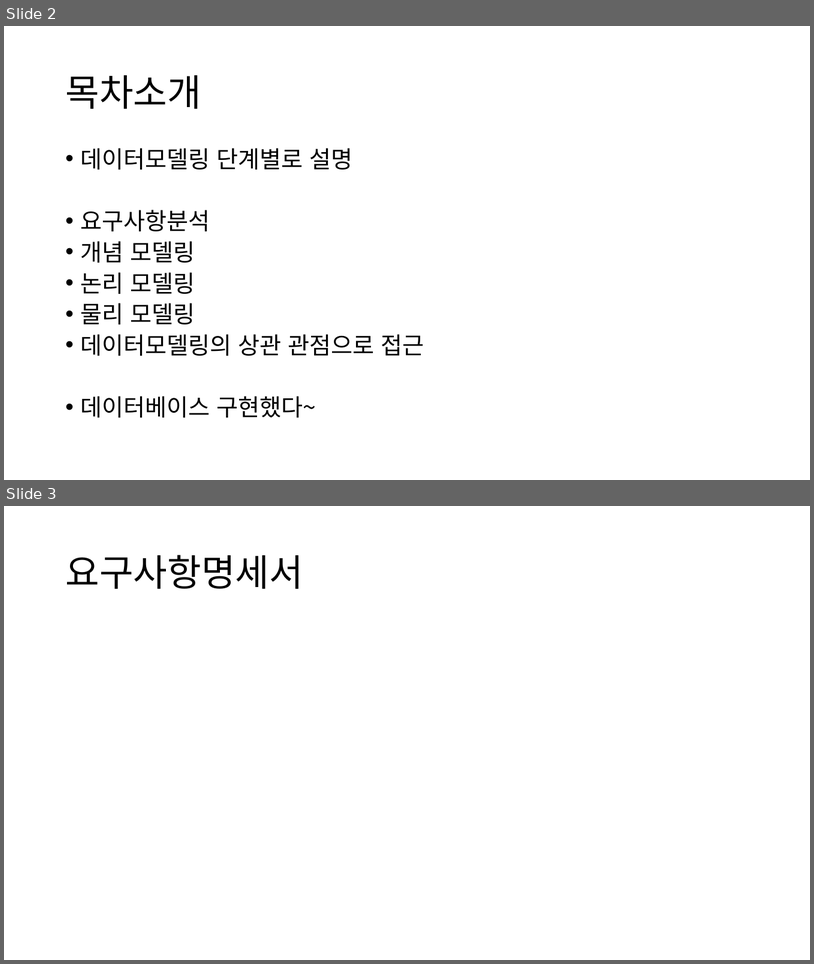
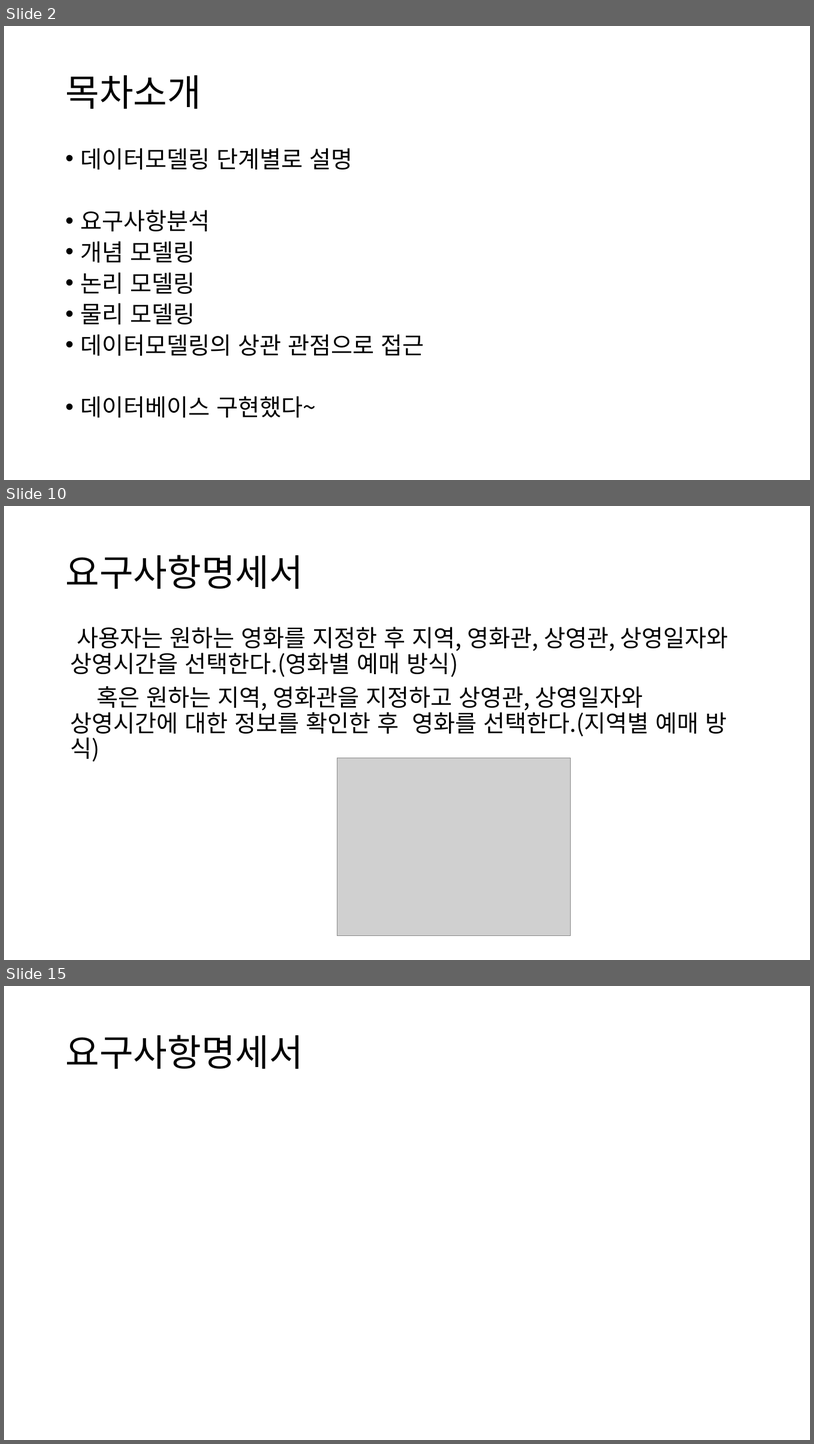
Before and after one commit to Cinema-System/My-Cinema, a slide deck: 중간발표/다은발표준비.pptx. Shown one above the other, each under a label of ours: slides 2 and 3 before the commit, slides 2, 10 and 15 after it; the slides between them are not shown. The pictures are 814x964 and 814x1444 pixels, drawn with LibreOffice and Linux fonts; fonts in the diff are those of the drawing; grey boxes stand for pictures. Boxes give left, top, right and bottom in pixels: in the first picture for what was removed or moved away, otherwise in the second. Text is boxed around its words. In the diff, an @@ line names an element or a change of style, - is before the commit and + after.

```diff
--- a/중간발표/다은발표준비.pptx
+++ b/중간발표/다은발표준비.pptx
@@ slide 10 added at (4,506,810,960), background #FFFFFF @@
@@ title added at (65,555,303,589), 44 pt, text #000000 @@
+요구사항명세서
@@ text added at (71,627,729,762), 28 pt, text #000000 @@
+사용자는 원하는 영화를 지정한 후 지역, 영화관, 상영관, 상영일자와 상영시간을 선택한다.(영화별 예매 방식)
+혹은 원하는 지역, 영화관을 지정하고 상영관, 상영일자와 상영시간에 대한 정보를 확인한 후 영화를 선택한다.(지역별 예매 방식)
@@ picture added at (338,757,571,936) @@
@@ what was slide 3 is now slide 15 @@
```
Also in this commit, not shown: 13 other slides added, 2 other files.
